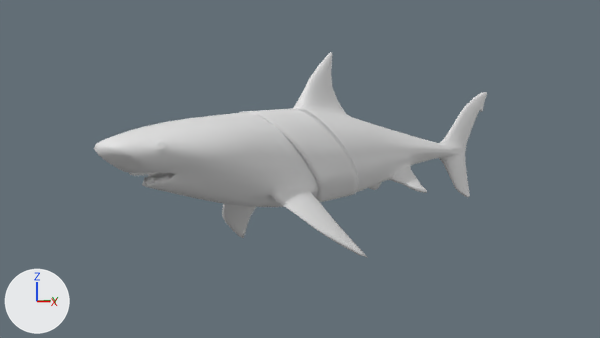
A saved change to the Blender file Dolphin Game/Assets/Art Department/Hai/shark1.blend.
Both versions are drawn from the file's camera 'Camera'. Arrows for +X, +Y and +Z are at lower left; the lights stay in place. Materials are left out; every surface is plain grey.

In view in the first picture: 'Hai', 'Hai.001'.
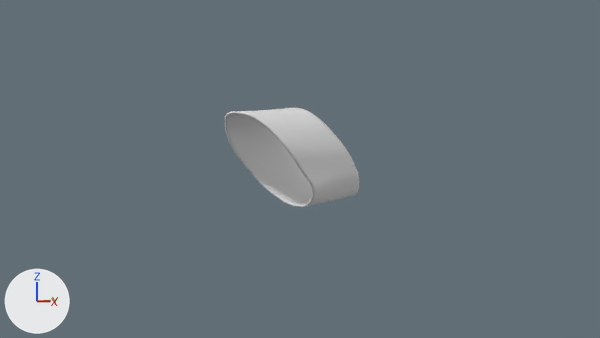
The change, as JSON lines over the scene's bpy script:
```json
{"op": "add", "block": "ob_hai", "code": "ob_hai.hide_render = True"}
```

Changed parts and their boxes (x1, y1, x2, y2) in the pictures (600 x 338 px):
```json
{"object": "Hai", "change": "hidden", "before": [94, 52, 487, 258]}
```
